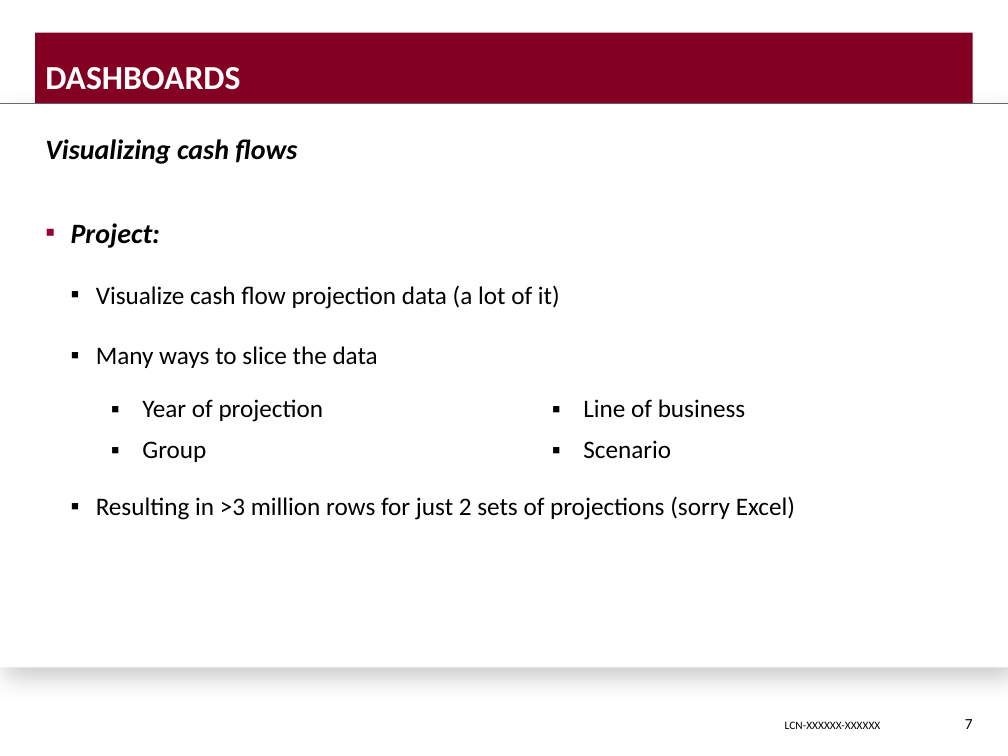
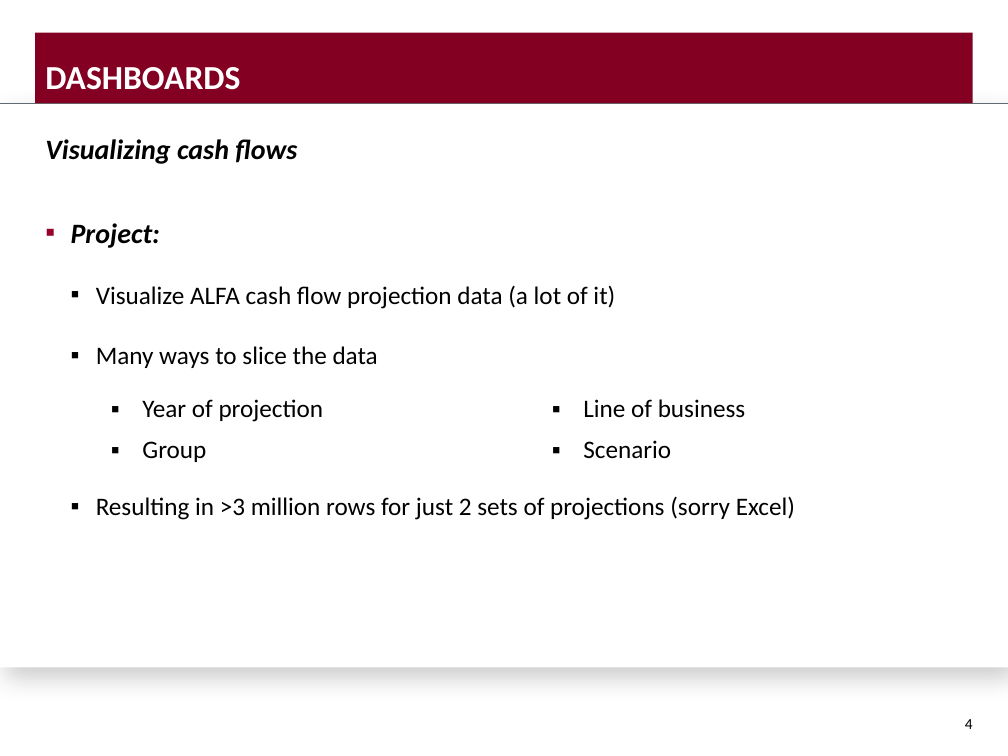
Before and after one commit to DavisVaughan/slides, a slide deck: slide 4 of final-presentation/final-presentation-davis-vaughan.pptx (slide 7 before the commit). Drawn at 1008x756 pixels with LibreOffice and Linux fonts; fonts in the diff are those of the drawing; background and template pictures are left out. Boxes give left, top, right and bottom in pixels: in the first picture for what was removed or moved away, otherwise in the second. Text is boxed around its words. In the diff, an @@ line names an element or a change of style, - is before the commit and + after.

```diff
--- a/final-presentation/final-presentation-davis-vaughan.pptx
+++ b/final-presentation/final-presentation-davis-vaughan.pptx
@@ text at (96, 285, 615, 309): text changed @@
-  ▪ Visualize cash flow projection data (a lot of it)
+  ▪ Visualize ALFA cash flow projection data (a lot of it)
@@ page number at (965, 719, 973, 729): text changed @@
-7
+4
@@ text removed at (785, 721, 881, 729) @@
-LCN-XXXXXX-XXXXXX
```
Also in this commit, not shown: 19 other slides changed, 1 slide added, 2 slides removed, 5 other files.
